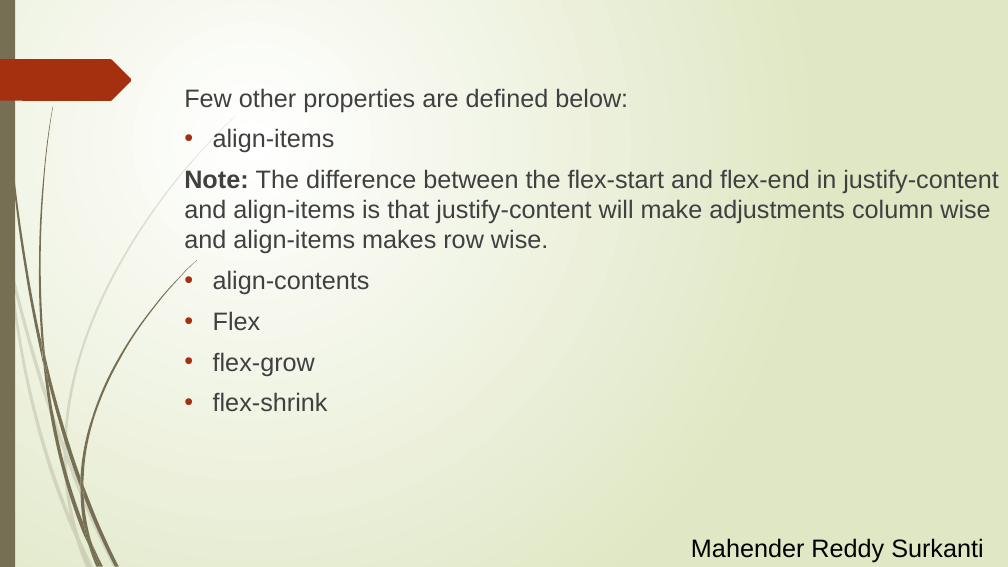
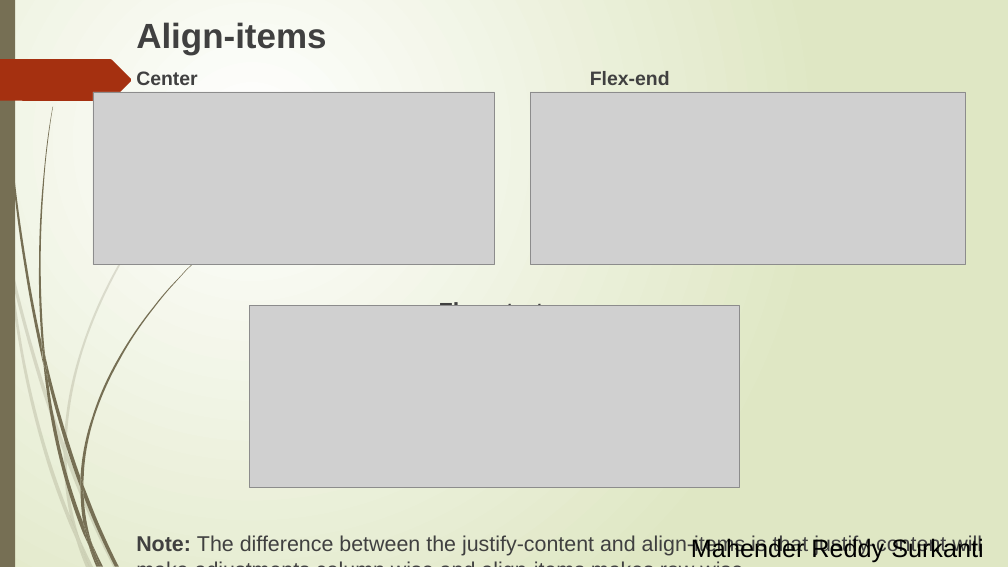
Before and after one commit to Rithima-Reddy/CSS-FLEXBOX, a slide deck: slide 10 of docs/Flexbox_Grid.pptx (slide 9 before the commit). Drawn at 1008x567 pixels with LibreOffice and Linux fonts; fonts in the diff are those of the drawing; grey boxes stand for pictures. Boxes give left, top, right and bottom in pixels: in the first picture for what was removed or moved away, otherwise in the second. Text is boxed around its words. In the diff, an @@ line names an element or a change of style, - is before the commit and + after.

```diff
--- a/docs/Flexbox_Grid.pptx
+++ b/docs/Flexbox_Grid.pptx
@@ text at <box>136,22,982,557</box>: text changed; size 24 to 20.4 pt @@
-Few other properties are defined below:
-• align-items
-Note: The difference between the flex-start and flex-end in justify-content and align-items is that justify-content will make adjustments column wise and align-items makes row wise.
-• align-contents
-• Flex
-• flex-grow
-• flex-shrink
+Align-items
+Center Flex-end
+Flex-start
+Note: The difference between the justify-content and align-items is that justify-content will make adjustments column wise and align-items makes row wise.
@@ picture added at <box>93,92,495,265</box> @@
@@ picture added at <box>530,92,966,265</box> @@
@@ picture added at <box>250,306,740,488</box> @@
```
Also in this commit, not shown: 5 other slides changed, 2 slides added.
